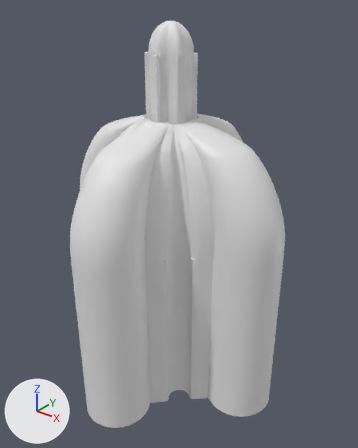
The glTF model models/grammar/grammar_28.glb as it was, and as the next commit left it.
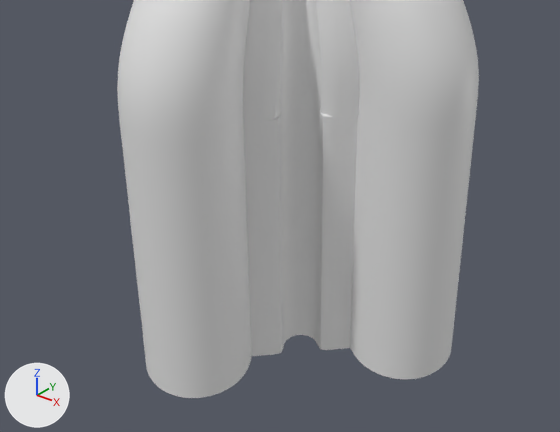
Each version is shown whole from a 50 mm camera at (3.18, -3.85, 4.31) aimed at (0.08, 0.02, 1.92), then close up on the part from 0% to 93% of the width and 43% to 100% of the height. Lighting does not change. The marker at lower left points along +X, +Y and +Z. The last two pictures show the newer version.

In view in the first close-up: 'vault_0', 'walls'.
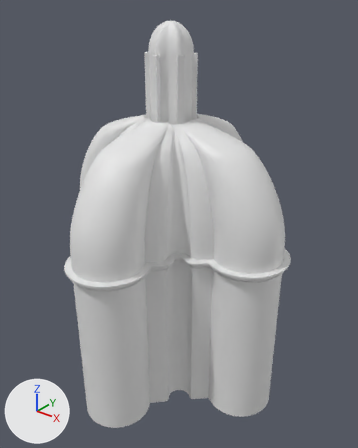
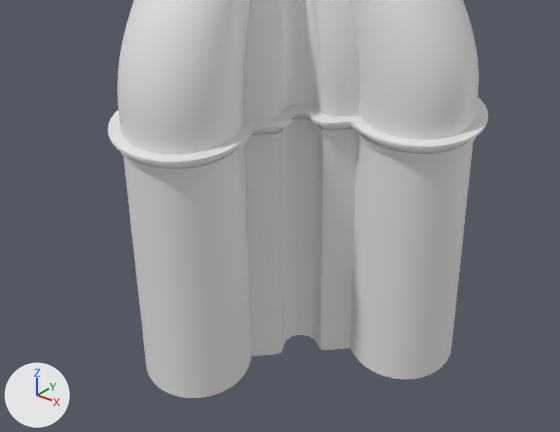
What differs and where, as boxes [x1, y1, x2, y2] in the close-ups (560 x 432 px):
'cornice_out', added
    after: [108, 98, 488, 174]

Patch to the scene script:
```diff
--- a/models/grammar/grammar_28.glb.py
+++ b/models/grammar/grammar_28.glb.py
@@ me_cornice_out @@
+me_cornice_out.from_pydata(...)  # 2880 vertices, 5760 faces; spans x -1.41..1.41, y -1.41..1.41, z 1.73..1.84
@@ ob_cornice_out @@
+ob_cornice_out = bpy.data.objects.new('cornice_out', me_cornice_out)
+ob_cornice_out.location = (0.0, 0.0, 0.0)
```
